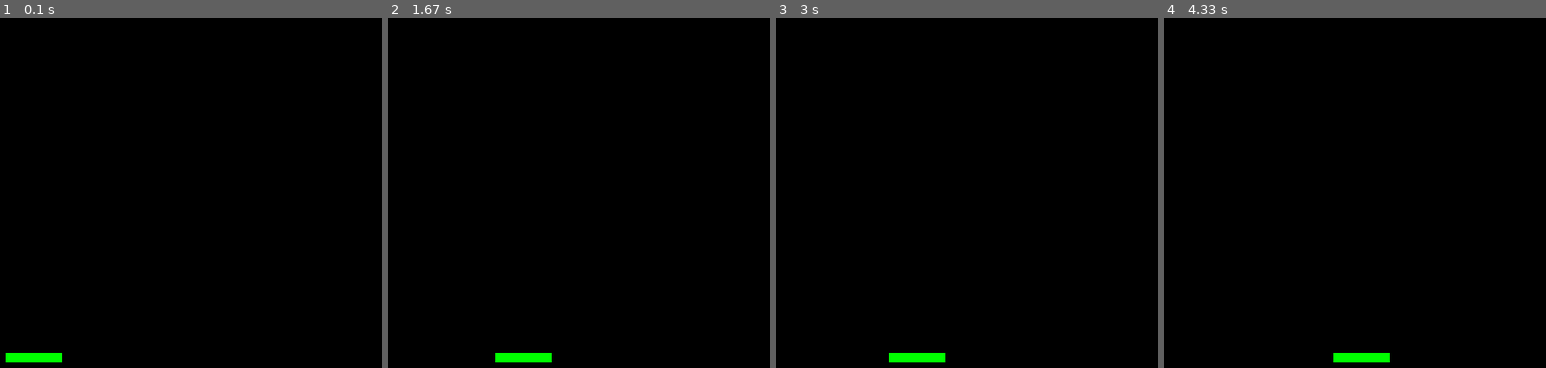
Above: before the commit, frames 1-4 (left to right).
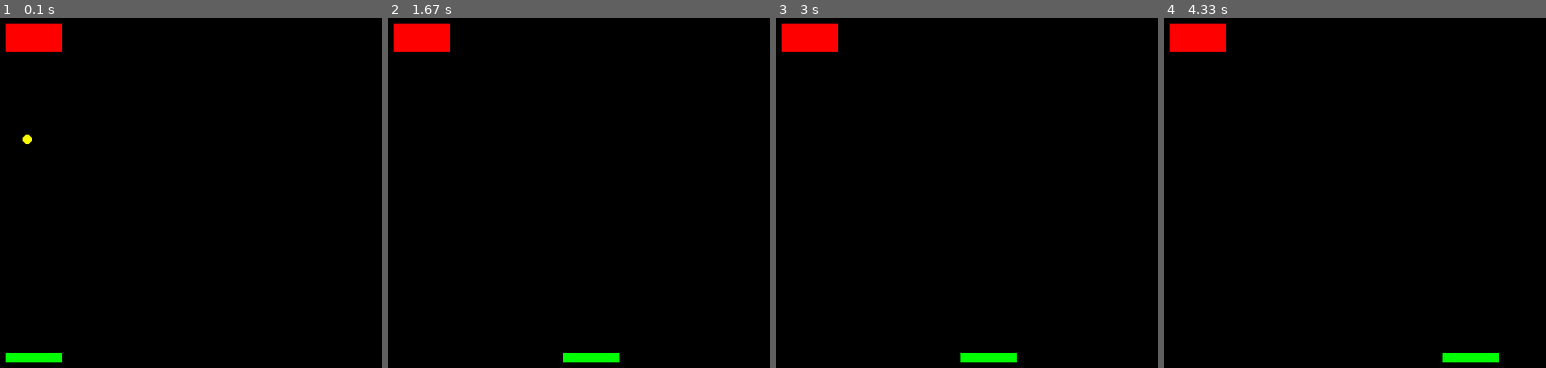
Above: after the commit, the same moments.

Repository: LeonChen2/Programming-2
Game: pygame game, started from pygame/GameProject.py
Two runs of this game, one before a commit and one after it. Both use one fixed random seed, a clock stepped at 60 frames per second and the inputs below.
Inputs:
- Up to frame 1 (0.1 s): no input
- Up to frame 2 (1.67 s): hold Right 0.33-0.8 s; hold Right 0.83-1.3 s; hold Left from 1.33 s (still down)
- Up to frame 3 (3 s): release Left at 1.87 s; hold Left 1.9-2.3 s; hold Right 2.33-2.97 s
- Up to frame 4 (4.33 s): hold Left 3-3.47 s; hold Right 3.5-3.97 s; hold Right from 4 s (still down)

The runs differ from the first frame. In frame 1, 1.2% of the frame differs, in the area x 1-17%, y 1-37%; in frame 2, 2.0%, in the area x 1-61%, y 1-99%; in frame 3, 2.0%; in frame 4, 2.0%.

Commit message:
Added ball and movement

Diff:
--- a/pygame/GameProject.py
+++ b/pygame/GameProject.py
@@ -57,11 +57,11 @@
 
     def go_left(self):
         """ Called when the user hits the left arrow. """
-        self.vel_x = -3
+        self.vel_x = -5
 
     def go_right(self):
         """ Called when the user hits the right arrow. """
-        self.vel_x = 3
+        self.vel_x = 5
 
     def stop(self):
         """ Called when the user lets off the keyboard. """
@@ -69,11 +69,14 @@
 
 class Enemy(pygame.sprite.Sprite):
     def __init__(self, colour=RED):
+        super().__init__()
         self.width, self.height = (60, 30)
         self.x, self.y = (400, 200)
-        super().__init__()
 
         self.colour = colour
+
+        self.vel_x = 0
+        self.vel_y = 0
 
     def draw(self, screen):
         pygame.draw.rect(
@@ -93,6 +96,41 @@
         if self.y + self.height > HEIGHT or self.y < 0:
             self.vel_y *= 0
 
+class Ball(pygame.sprite.Sprite):
+    def __init__(self, colour=YELLOW):
+        super().__init__()
+        self.image = pygame.Surface((10, 10))
+        pygame.draw.circle(self.image, (255, 255, 0), (5, 5), 5, 10)
+#         self.radius, self.width = (5, 10)
+        self.rect = self.image.get_rect()
+        self.rect.x = 400
+        self.rect.y = 300
+        self.vel_x = 3
+        self.vel_y = 3
+
+    def drawCircle(self, screen):
+        pygame.draw.circle(screen, (255, 255, 0), (400, 300), 5, 10)
+
+    def update(self):
+        self.rect.x += self.vel_x
+        self.rect.y += self.vel_y
+
+        if self.rect.right > WIDTH or self.rect.x < 0:
+            self.vel_x *= -1
+        if self.rect.y < 0:
+            self.vel_y *= -1
+
+        #ball_hit_list = pygame.sprite.spritecollide(self, self.rect.rectangle, False)
+        #for ball in ball_hit_list:
+           # if self.vel_y > 0:
+           #     self.rect.bottom = ball.rect.top
+           #     self.vel_y *= -1
+           # elif self.vel_y < 0:
+           #     self.rect.top = ball.rect.bottom
+
+        print(self.rect.x, self.rect.y)
+
+
 
 def main():
     pygame.init()
@@ -113,7 +151,11 @@
 
     # --- player
     rectangle = Rectangle()
-    enemy = Rectangle()
+    enemy = Enemy()
+    ball = Ball()
+
+    all_sprites_group = pygame.sprite.Group()
+    all_sprites_group.add(ball)
 
     # ----- MAIN LOOP
     while not done:
@@ -145,10 +187,15 @@
         # update
         rectangle.update()
         enemy.update()
+#         ball.update()
+        all_sprites_group.update()
 
         # ----- DRAW
         screen.fill(BLACK)
         rectangle.draw(screen)
+        enemy.draw(screen)
+#         ball.drawCircle(screen)
+        all_sprites_group.draw(screen)
 
         # ----- UPDATE
         pygame.display.flip()
